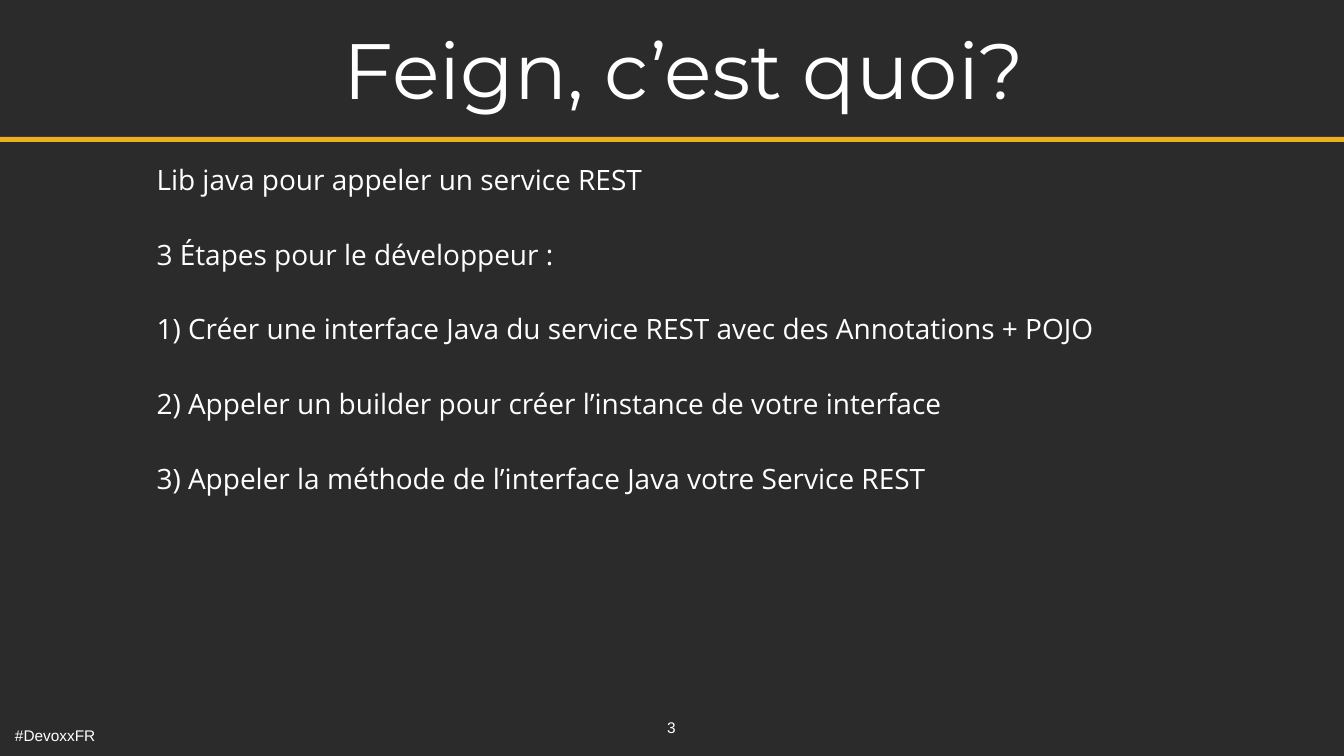
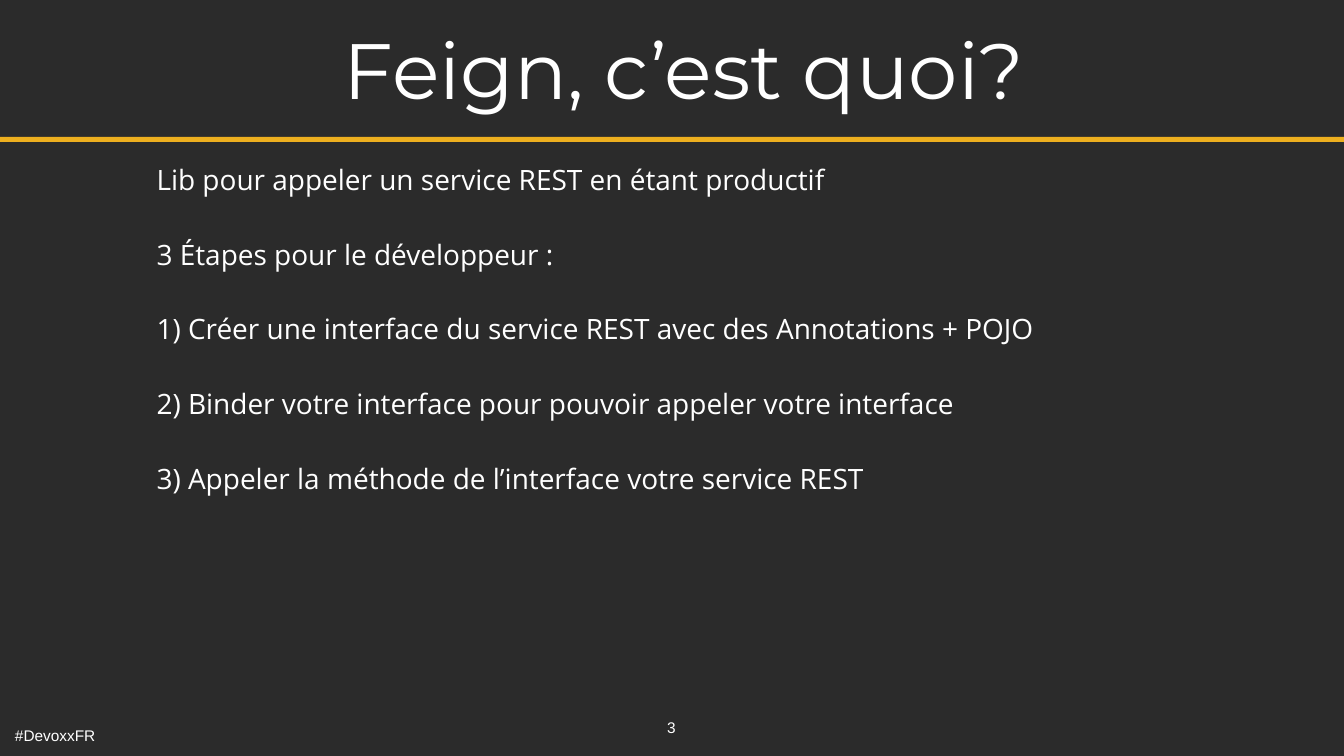
Before and after one commit to alexandrenavarro/soyer-un-feign-asse-quand-vous-ecrivez-un-client-rest-java-devoxx-fr-2017, a slide deck: slide 3 of src/main/odp/soyez-une-feign-asse-quand-vous-ecrivez-un-client-rest-java-devoxx-fr-2017.odp. Drawn at 1344x756 pixels with LibreOffice and Linux fonts; fonts in the diff are those of the drawing; background and template pictures are left out; a plain dark background stands for a picture behind light text. Boxes give left, top, right and bottom in pixels: in the first picture for what was removed or moved away, otherwise in the second. Text is boxed around its words. In the diff, an @@ line names an element or a change of style, - is before the commit and + after.

Commit message:
Add Feign Sample in the presentation

```diff
--- a/src/main/odp/soyez-une-feign-asse-quand-vous-ecrivez-un-client-rest-java-devoxx-fr-2017.odp
+++ b/src/main/odp/soyez-une-feign-asse-quand-vous-ecrivez-un-client-rest-java-devoxx-fr-2017.odp
@@ text at (157, 168, 824, 197): text changed @@
-Lib java pour appeler un service REST
+Lib pour appeler un service REST en étant productif
@@ text at (157, 317, 1033, 496): text changed @@
-1) Créer une interface Java du service REST avec des Annotations + POJO
-2) Appeler un builder pour créer l’instance de votre interface
-3) Appeler la méthode de l’interface Java votre Service REST
+1) Créer une interface du service REST avec des Annotations + POJO
+2) Binder votre interface pour pouvoir appeler votre interface
+3) Appeler la méthode de l’interface votre service REST
```
Also in this commit, not shown: 5 other slides changed, 13 other files.
